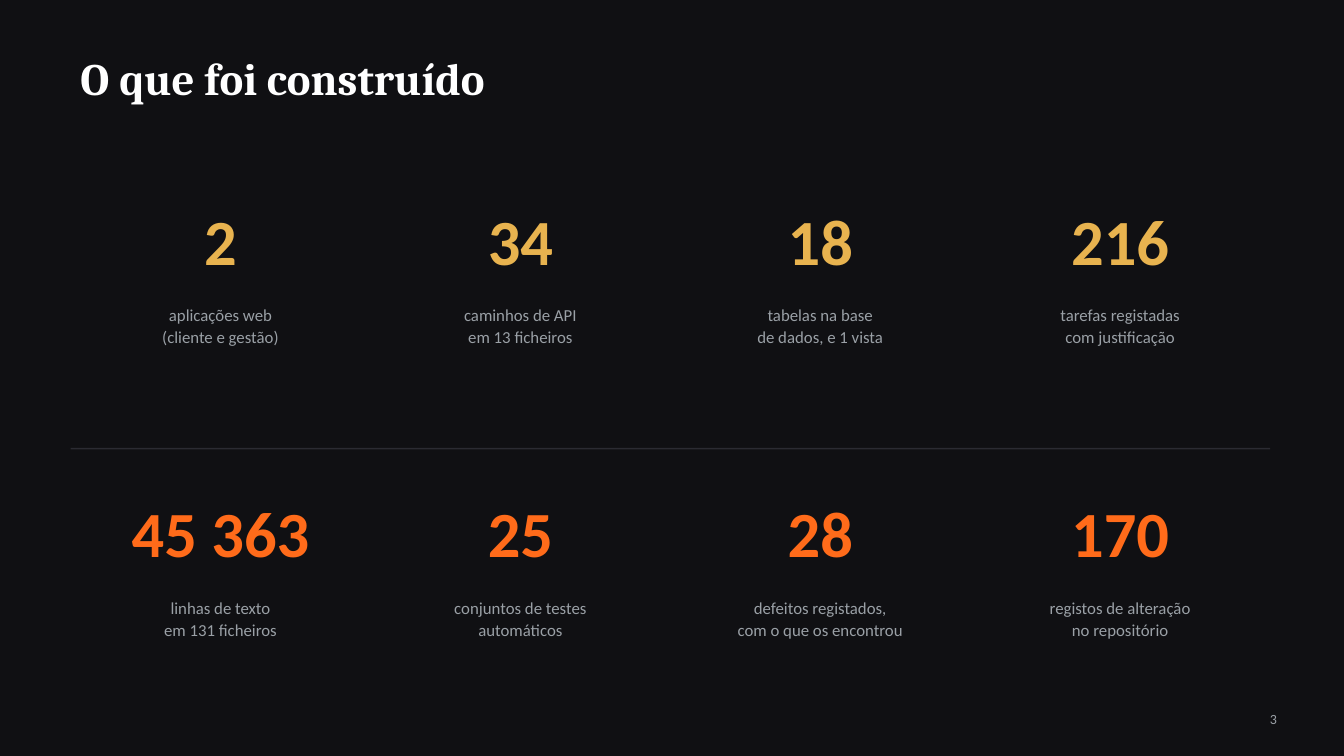
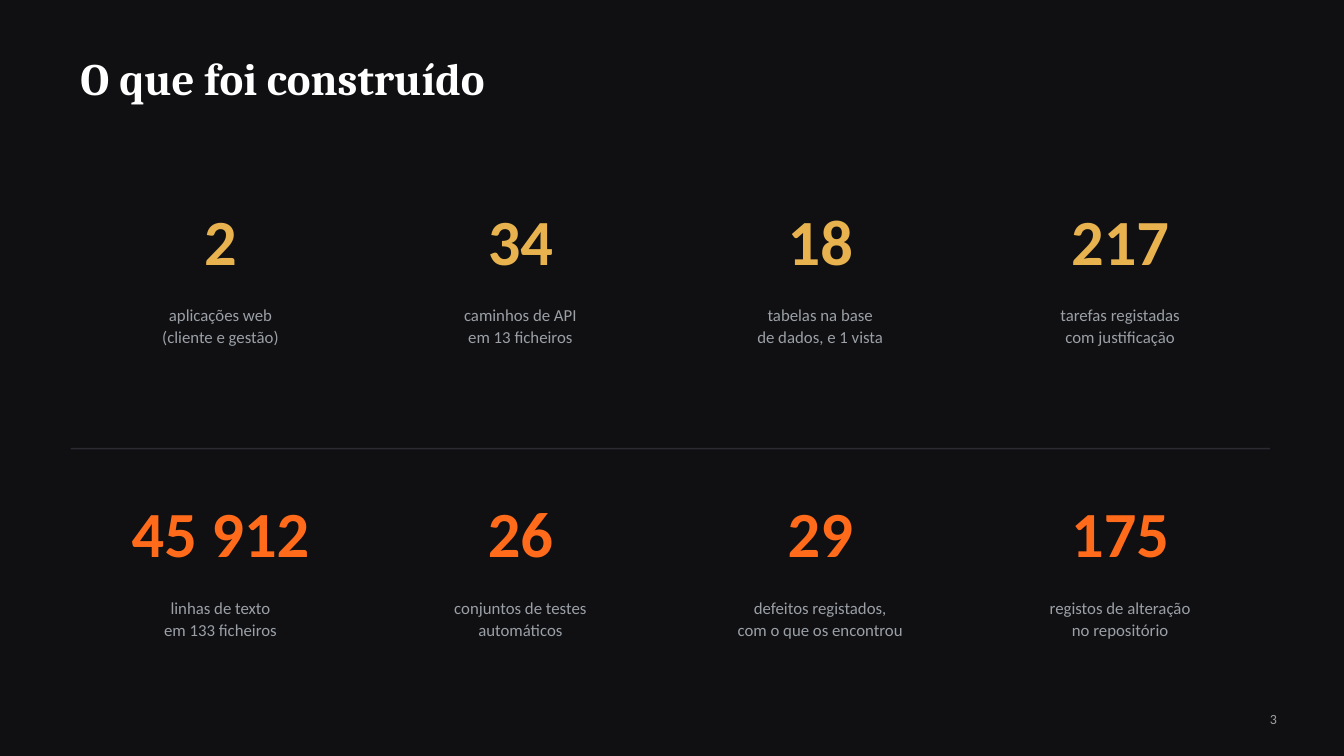
Before and after one commit to Azulindo/Projeto-Final, a slide deck: slide 3 of docs/apresentacao.pptx. Drawn at 1344x756 pixels with LibreOffice and Linux fonts; fonts in the diff are those of the drawing. Boxes give left, top, right and bottom in pixels: in the first picture for what was removed or moved away, otherwise in the second. Text is boxed around its words. In the diff, an @@ line names an element or a change of style, - is before the commit and + after.

```diff
--- a/docs/apresentacao.pptx
+++ b/docs/apresentacao.pptx
@@ text at (1071, 222, 1169, 265): text changed @@
-216
+217
@@ text at (132, 514, 309, 558): text changed @@
-45 363
+45 912
@@ text at (488, 513, 553, 558): text changed @@
-25
+26
@@ text at (788, 514, 853, 557): text changed @@
-28
+29
@@ text at (1071, 515, 1169, 558): text changed @@
-170
+175
@@ text at (164, 624, 277, 636): text changed @@
-em 131 ficheiros
+em 133 ficheiros
```
Also in this commit, not shown: 1 other file.
